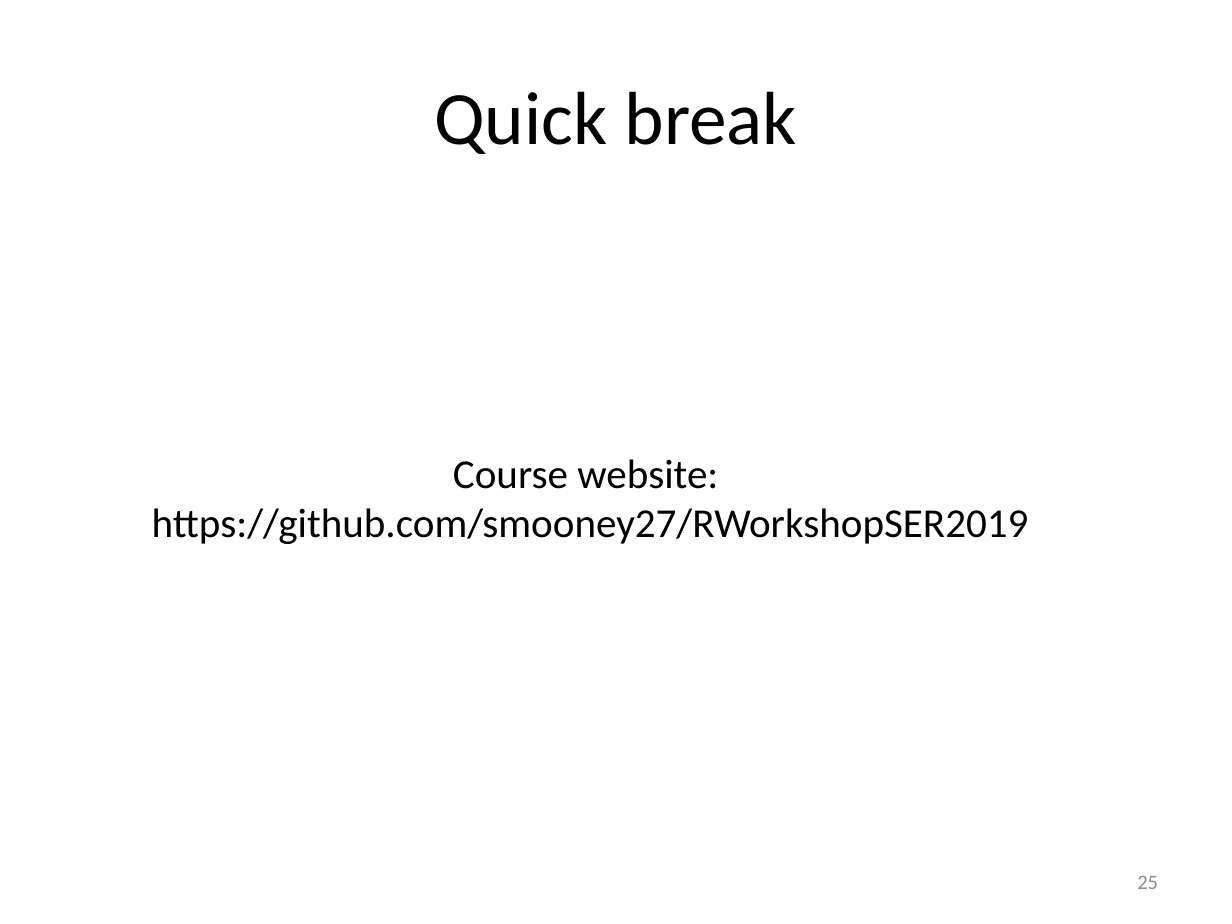
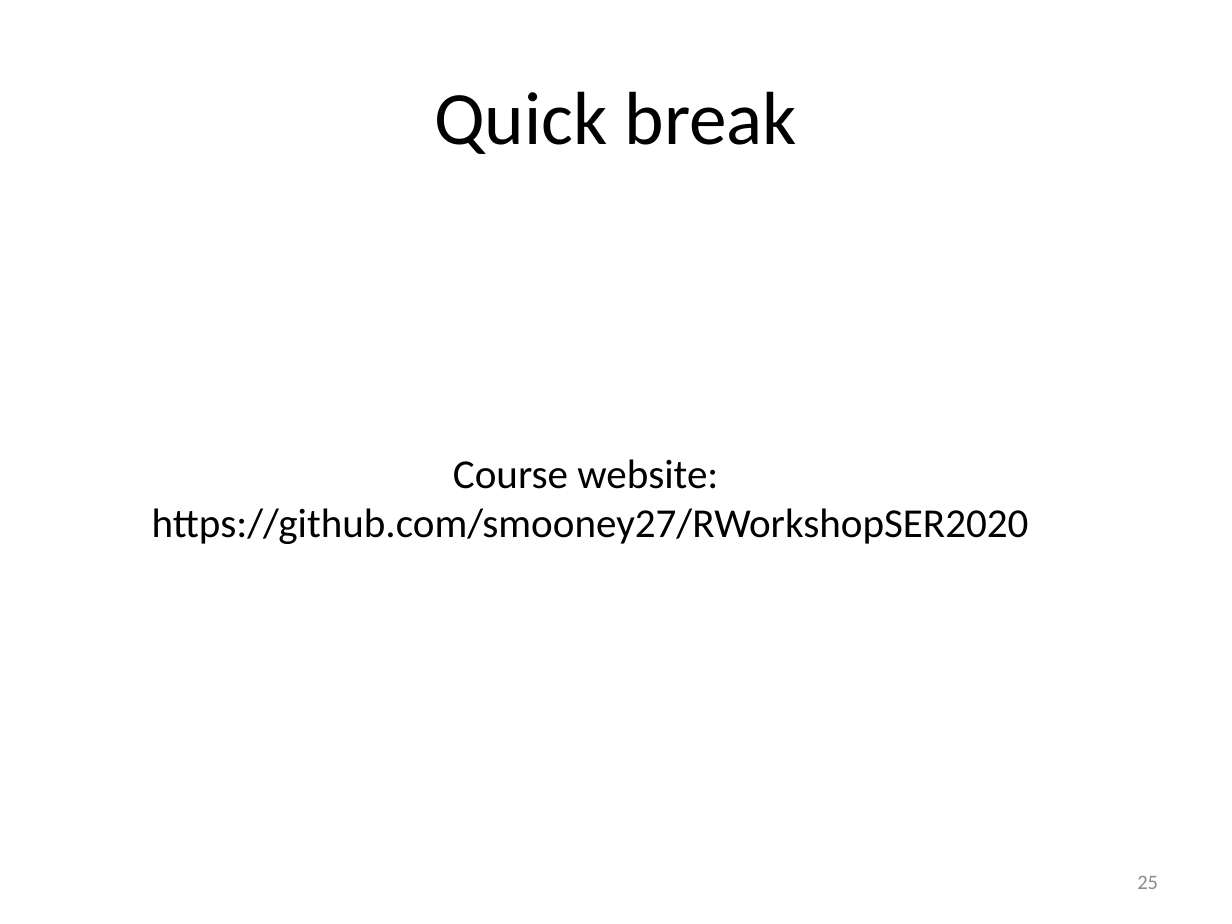
Before and after one commit to smooney27/RWorkshopSER2020, a slide deck: slide 25 of RWorkshopPart1-BasicObjects.pptx. Drawn at 1232x924 pixels with LibreOffice and Linux fonts; fonts in the diff are those of the drawing. Boxes give left, top, right and bottom in pixels: in the first picture for what was removed or moved away, otherwise in the second. Text is boxed around its words. In the diff, an @@ line names an element or a change of style, - is before the commit and + after.

```diff
--- a/RWorkshopPart1-BasicObjects.pptx
+++ b/RWorkshopPart1-BasicObjects.pptx
@@ text at bbox=[152, 508, 1029, 544]: text changed @@
-https://github.com/smooney27/RWorkshopSER2019
+https://github.com/smooney27/RWorkshopSER2020
```
Also in this commit, not shown: 24 other slides changed, 7 other files.
